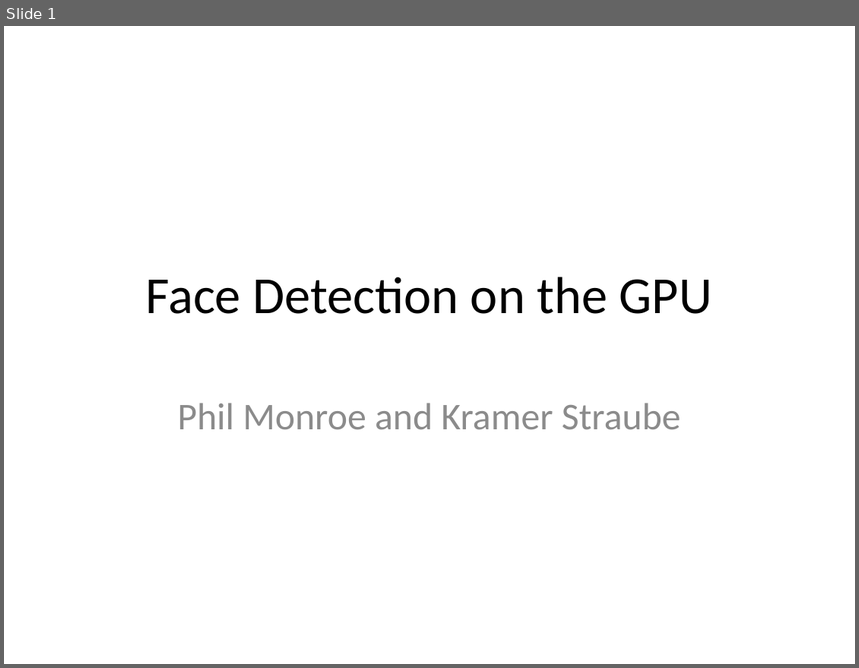
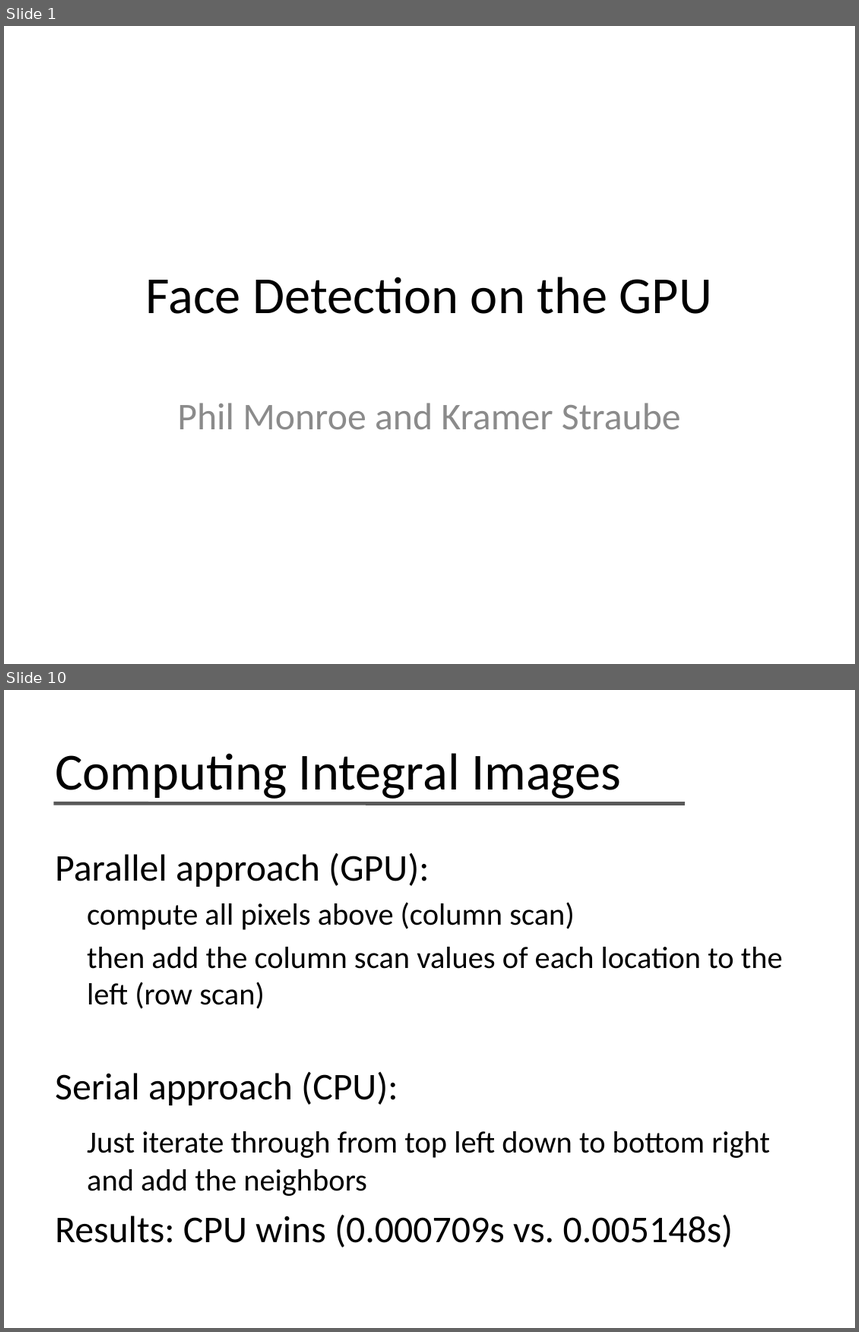
Before and after one commit to phil-monroe/EEC-277---GPU-Face-Detect, a slide deck: presentation/Face Detection on the GPU.pptx. Shown one above the other, each under a label of ours: slide 1 before the commit, slides 1 and 10 after it; the slides between them are not shown. The pictures are 859x668 and 859x1332 pixels, drawn with LibreOffice and Linux fonts; fonts in the diff are those of the drawing. Boxes give left, top, right and bottom in pixels: in the first picture for what was removed or moved away, otherwise in the second. Text is boxed around its words. In the diff, an @@ line names an element or a change of style, - is before the commit and + after.

```diff
--- a/presentation/Face Detection on the GPU.pptx
+++ b/presentation/Face Detection on the GPU.pptx
@@ slide 10 added at <box>4,690,855,1328</box>, background #FFFFFF @@
@@ title added at <box>55,753,621,799</box>, 44 pt, text #000000 @@
+Computing Integral Images
@@ line added from (53, 803) to (685, 804), #595959 3 pt @@
@@ text added at <box>55,853,783,1248</box>, 26 pt, text #000000 @@
+Parallel approach (GPU):
+compute all pixels above (column scan)
+then add the column scan values of each location to the left (row scan)
+Serial approach (CPU):
+Just iterate through from top left down to bottom right and add the neighbors
+Results: CPU wins (0.000709s vs. 0.005148s)
```
Also in this commit, not shown: 8 slides changed, 4 other slides added, 3 other files.
